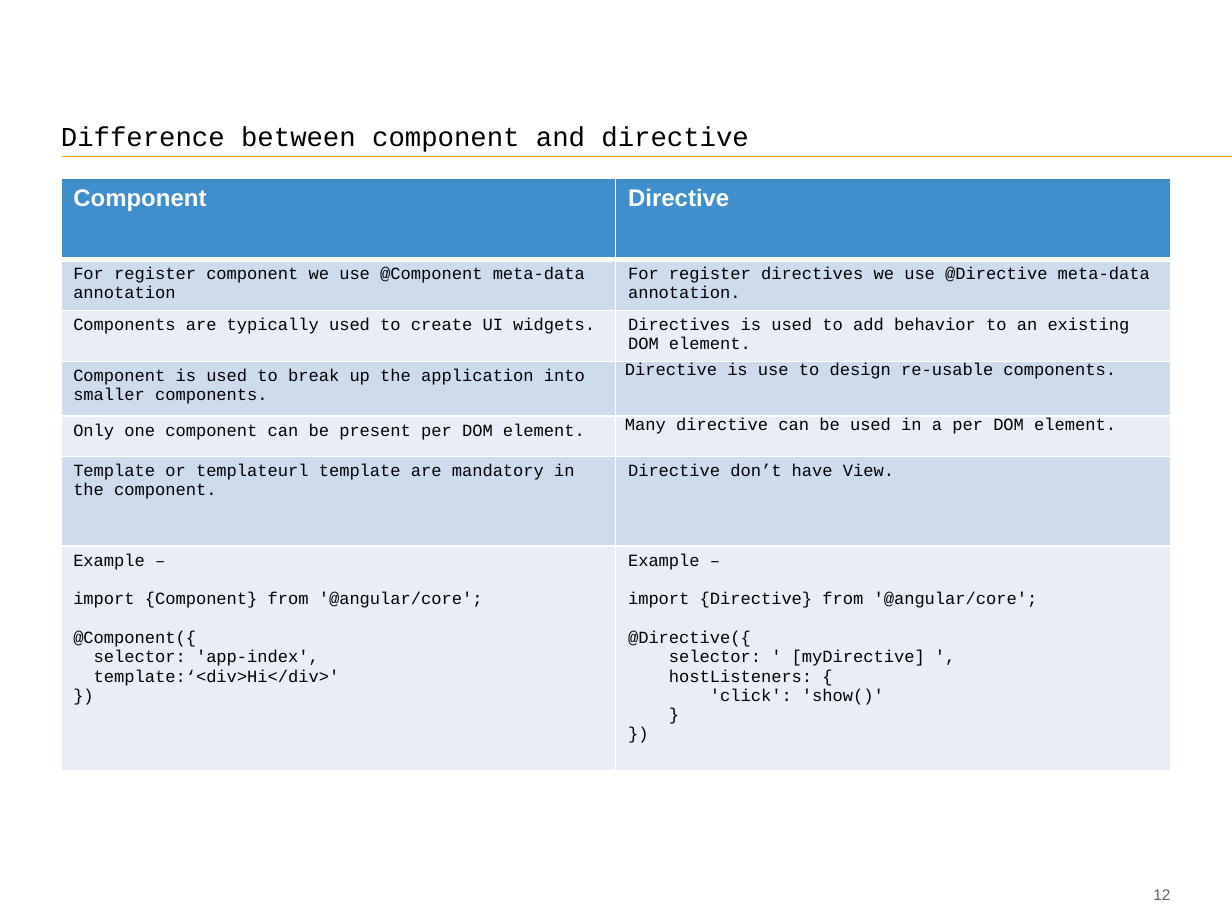
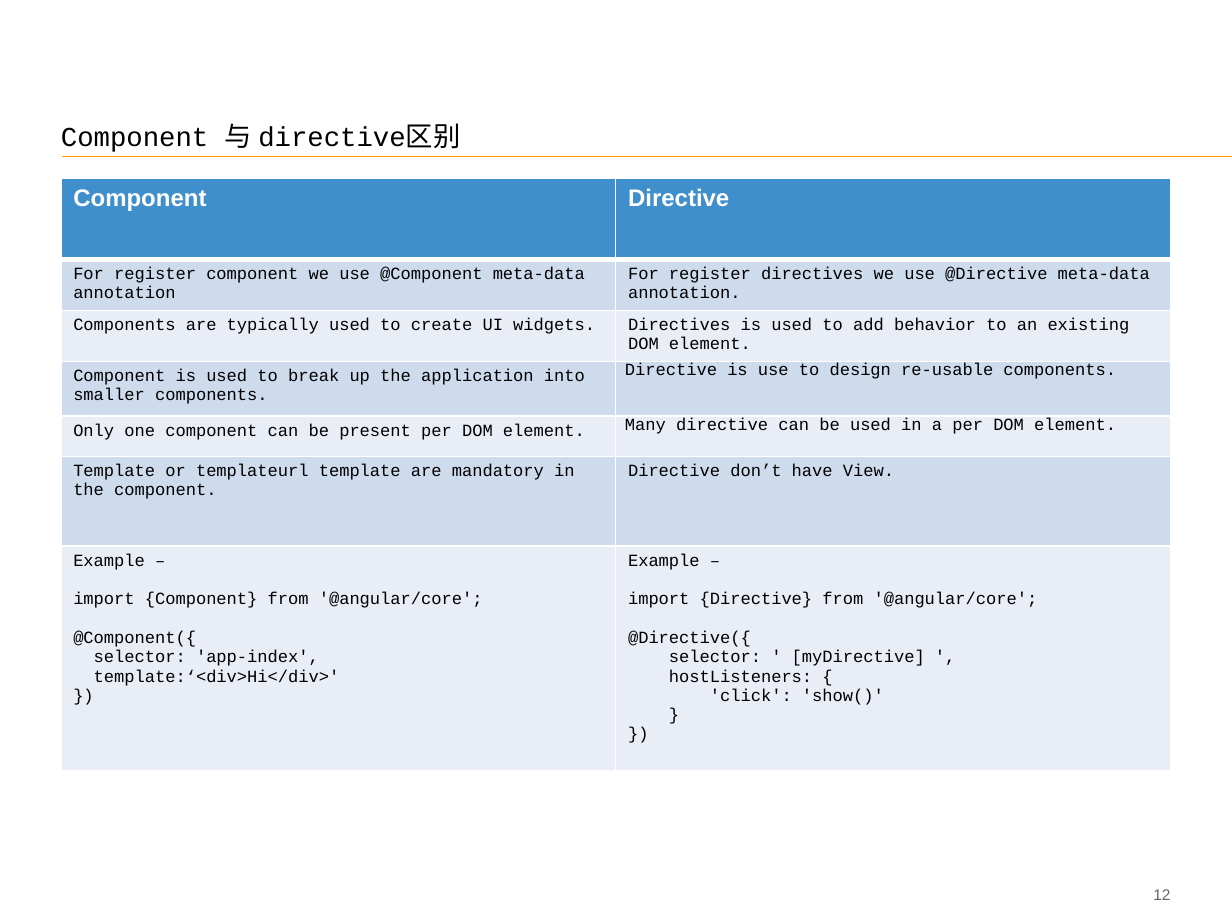
Before and after one commit to FS-Angular-Interest-Group/AngularTraining, a slide deck: slide 13 of PPT/06-Accenture-FS-Angular-Directive.pptx. Drawn at 1232x924 pixels with LibreOffice and Linux fonts; fonts in the diff are those of the drawing. Boxes give left, top, right and bottom in pixels: in the first picture for what was removed or moved away, otherwise in the second. Text is boxed around its words. In the diff, an @@ line names an element or a change of style, - is before the commit and + after.

```diff
--- a/PPT/06-Accenture-FS-Angular-Directive.pptx
+++ b/PPT/06-Accenture-FS-Angular-Directive.pptx
@@ title at (61, 123, 460, 152): text changed @@
-Difference between component and directive
+Component 与 directive区别
```
Also in this commit, not shown: 13 other slides changed.
